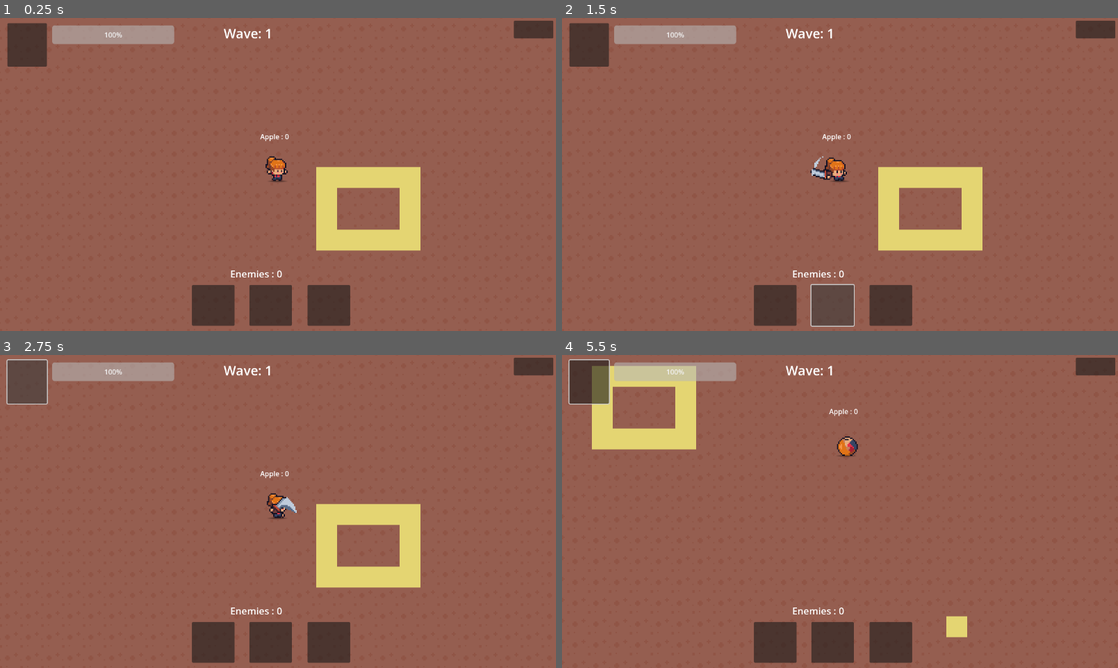
Above: before the commit, frames 1-4 (two rows, left to right).
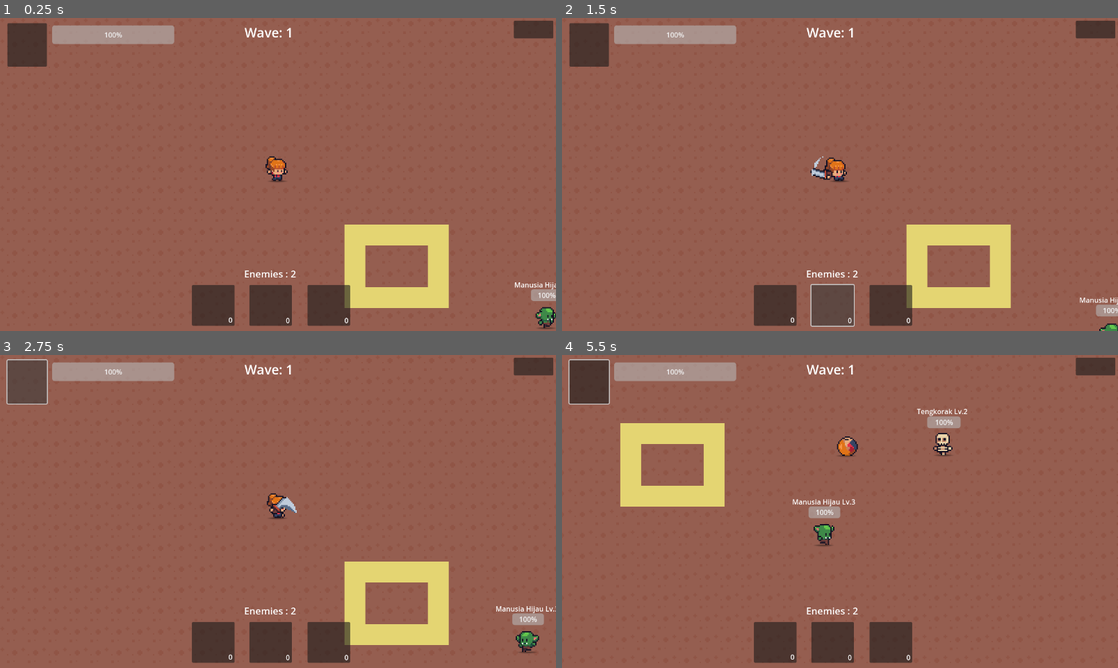
Above: after the commit, the same moments.

Repository: VeuronDev/techcode-team
Game: Godot game, scene res://scenes/levels/main_game.tscn
Two runs of this game, one before a commit and one after it. Both use one fixed random seed, a clock stepped at 60 frames per second and the inputs below.
Inputs (mouse positions are in pixels of both pictures, inside the frame that each line leads up to):
- Up to frame 1 (0.25 s): no input
- Up to frame 2 (1.5 s): click (773, 305) at 0.5 s; click (834, 305) at 1.25 s
- Up to frame 3 (2.75 s): click (27, 383) at 2 s
- Up to frame 4 (5.5 s): move the mouse to (962, 495) at 2.77 s; hold D (move_right) 2.78-3.53 s; tap Space (attack) at 2.85, 4.35 s; move the mouse to (728, 527) at 3.52 s; hold S (move_down) 3.53-4.28 s; right-click (728, 527) at 3.6 s; move the mouse to (895, 442) at 4.27 s; hold D (move_right) 4.28-5.03 s; move the mouse to (812, 574) at 5.02 s; hold W (move_up) from 5.03 s (still down); right-click (812, 574) at 5.1 s

The runs differ from the first frame. In frame 1, 6.3% of the frame differs, in the area x 40-100%, y 3-100%; in frame 2, 6.2%; in frame 3, 6.4%; in frame 4, 7.0%, in the area x 5-73%, y 3-98%.

Commit message:
add new sistem

Diff:
--- a/scenes/characters/player.tscn
+++ b/scenes/characters/player.tscn
@@ -532,13 +532,6 @@
 position = Vector2(-4, -27)
 shape = SubResource("CircleShape2D_3uc7m")
 
-[node name="Coin" type="Label" parent="."]
-offset_left = -41.0
-offset_top = -114.0
-offset_right = 16.0
-offset_bottom = -91.0
-text = "Apple : "
-
 [node name="notification" type="Label" parent="."]
 offset_left = -32.0
 offset_top = -24.0
--- a/scenes/characters/skeleton.tscn
+++ b/scenes/characters/skeleton.tscn
@@ -333,12 +333,10 @@
 shape = SubResource("CapsuleShape2D_11w7t")
 
 [node name="Body" type="CollisionShape2D" parent="."]
-visible = false
 position = Vector2(3, -25)
 shape = SubResource("CircleShape2D_11w7t")
 
 [node name="AreaEnemy" type="Area2D" parent="."]
-visible = false
 
 [node name="Area" type="CollisionShape2D" parent="AreaEnemy"]
 position = Vector2(0, -25)
--- a/scenes/levels/hud_fight.tscn
+++ b/scenes/levels/hud_fight.tscn
@@ -76,15 +76,44 @@
 offset_bottom = 47.0
 
 [node name="waves_info" type="Label" parent="."]
-offset_left = 515.0
-offset_top = 14.0
-offset_right = 639.0
-offset_bottom = 56.0
+offset_left = 563.0
+offset_top = 12.0
+offset_right = 698.0
+offset_bottom = 54.0
 theme_override_font_sizes/font_size = 30
+text = "Waves : 1"
 
 [node name="enemy_count" type="Label" parent="."]
-offset_left = 530.0
+offset_left = 562.0
 offset_top = 573.0
-offset_right = 655.0
+offset_right = 687.0
 offset_bottom = 604.0
 theme_override_font_sizes/font_size = 22
+
+[node name="CountDown" type="Label" parent="."]
+offset_left = 524.0
+offset_top = 58.0
+offset_right = 738.0
+offset_bottom = 86.0
+theme_override_font_sizes/font_size = 20
+
+[node name="apple" type="Label" parent="."]
+offset_left = 526.0
+offset_top = 683.0
+offset_right = 536.0
+offset_bottom = 706.0
+text = "0"
+
+[node name="skull" type="Label" parent="."]
+offset_left = 658.0
+offset_top = 684.0
+offset_right = 668.0
+offset_bottom = 707.0
+text = "0"
+
+[node name="health" type="Label" parent="."]
+offset_left = 793.0
+offset_top = 684.0
+offset_right = 803.0
+offset_bottom = 707.0
+text = "0"
--- a/scenes/levels/main_game.tscn
+++ b/scenes/levels/main_game.tscn
@@ -1756,11 +1756,12 @@
 script = SubResource("GDScript_viahy")
 
 [node name="mapGame" type="TileMapLayer" parent="."]
+position = Vector2(-263, -196)
 scale = Vector2(3, 3)
 tile_map_data = PackedByteArray("AAD5//7/AAALAB4AAAD5////AAALAB4AAAD5/wAAAAALAB4AAAD5/wEAAAALAB4AAAD5/wIAAAALAB4AAAD5/w …(34480 unchanged characters)…
 tile_set = SubResource("TileSet_p85sk")
 
 [node name="Player" parent="." instance=ExtResource("2_viahy")]
-position = Vector2(968, 704)
+position = Vector2(640, 376)
 
 [node name="HUD_Fight" parent="." instance=ExtResource("7_q4tu8")]
--- a/scripts/global.gd
+++ b/scripts/global.gd
@@ -15,11 +15,13 @@
 # ==========================
 # === WAVE SYSTEM ==========
 # ==========================
-var current_waves = 0
+var current_waves = 1
+const ENEMIES_PER_WAVE = 4
 var waves_active = false
 var enemies_alive = 0
 signal wave_updated
 signal enemy_updated
+var TIMER_CHANGE_WAVES = 3.0
 
 # ==========================
 # === KILL COMBO SYSTEM ====
@@ -45,19 +47,20 @@
 # === MAIN WAVE SYSTEM =====
 # ==========================
 func spawn_wave_enemies(player_pos: Vector2):
-	for i in current_waves:
+	for i in range(current_waves):
 		var spawn_point_enemy = spawn_point_scene.instantiate()
-		var offset_x = randf_range(100.0 , 200.0)
-		var offset_y = randf_range(100.0 , 200.0)
+		var offset_x = randf_range(10.0, 30.0)
+		var offset_y = randf_range(10.0, 30.0)
 		var random_offset = Vector2(offset_x, offset_y)
 		spawn_point_enemy.global_position = player_pos + random_offset
 		get_parent().add_child.call_deferred(spawn_point_enemy)
 		spawn_point_enemy.name = "spawn_enemy_" + str(i + 1)
-		print("spawn enemy on :", spawn_point_enemy.global_position)
+		print("Spawn enemy on:", spawn_point_enemy.global_position)
 	start_wave(current_waves)
 
+
+
 func start_wave(enemy_count: int):
-	current_waves += 1
 	waves_active = true
 	enemies_alive = enemy_count
 	emit_signal("wave_updated")
@@ -70,13 +73,43 @@
 	add_kill()
 	emit_signal("enemy_updated")
 	if enemies_alive <= 0:
-		end_wave()
+		reroll_wave()
 
-func end_wave():
+func reroll_wave():
 	waves_active = false
-	emit_signal("wave_updated")
-	print("Wave %d selesai!" % current_waves)
+	current_waves += 1
 
+	if current_waves > 5:
+		emit_signal("wave_updated")
+	else:
+		emit_signal("wave_updated")
+		print("Wave %d selesai! Memulai Wave %d..." % [current_waves - 1, current_waves])
+
+		# set timer countdown
+		TIMER_CHANGE_WAVES = 3
+		var countdown_timer = Timer.new()
+		countdown_timer.wait_time = 1.0
+		countdown_timer.one_shot = false
+		countdown_timer.name = "WaveCountdownTimer"
+		add_child(countdown_timer)
+		countdown_timer.start()
+
+		countdown_timer.timeout.connect(func():
+			TIMER_CHANGE_WAVES -= 1
+			if TIMER_CHANGE_WAVES <= 0:
+				countdown_timer.stop()
+				countdown_timer.queue_free()
+
+				var next_enemy_count = ENEMIES_PER_WAVE + (current_waves - 1) * 2
+				var spawn_manager = get_tree().get_first_node_in_group("spawn_manager_group")
+
+				if is_instance_valid(spawn_manager):
+					spawn_manager.spawn_random_enemies(next_enemy_count)
+					waves_active = true
+					print("Wave %d dimulai!" % current_waves)
+				else:
+					print("ERROR: Spawn Manager not found!")
+		)
 # ==========================
 # === KILL COMBO SYSTEM ====
 # ==========================
--- a/scripts/hud_fight.gd
+++ b/scripts/hud_fight.gd
@@ -3,6 +3,8 @@
 @onready var HealthPlayer = $HealthPlayer
 @onready var enemy_left = $enemy_count
 @onready var waves_info = $waves_info
+@onready var countdown_label = $CountDown
+@onready var apple = $apple
 
 func _ready() -> void:
 	HealthPlayer.value = GlobalVar.healthPlayer
@@ -11,5 +13,15 @@
 
 func _process(delta: float) -> void:
 	HealthPlayer.value = GlobalVar.healthPlayer
-	waves_info.text = "Wave: %d" % GlobalVar.current_waves
-	enemy_left.text = "Enemies : %d" % GlobalVar.enemies_alive
+	apple.text = "%d"%GlobalVar.apple
+	if GlobalVar.current_waves > 5:
+		waves_info.text = "Wave Ended!"
+		enemy_left.text = "No Enemy remains!"
+		countdown_label.text = ""
+	else:
+		waves_info.text = "Wave: %d" % GlobalVar.current_waves
+		enemy_left.text = "Enemies : %d" % GlobalVar.enemies_alive
+		if GlobalVar.enemies_alive <= 0 and GlobalVar.TIMER_CHANGE_WAVES > 0:
+			countdown_label.text = "Next wave in %d..." % GlobalVar.TIMER_CHANGE_WAVES
+		else:
+			countdown_label.text = ""
--- a/scripts/player.gd
+++ b/scripts/player.gd
@@ -7,7 +7,6 @@
 
 @onready var player_sheet = $player_sheet
 @onready var cam = $Camera2D
-@onready var coin_player = $Coin
 @onready var notifications = $notification
 @onready var take_notif = $notification/take
 @onready var kill_message = $KillMessage
@@ -19,7 +18,8 @@
 
 func _ready():
 	input_handle()
-	GlobalVar.spawn_wave_enemies(direction)
+	print("Posisi player x,y :", global_position)
+	GlobalVar.spawn_wave_enemies(global_position)
 	GlobalVar.connect("show_kill_message", Callable(self, "_on_kill_message"))
 
 func _on_kill_message(text):
@@ -38,7 +38,6 @@
 	input_handle()
 	roll_hanlde(delta)
 	update_animation()
-	update_item_status()
 
 func input_handle():
 	direction = Input.get_vector("move_left","move_right","move_up","move_down")
@@ -86,9 +85,6 @@
 		await get_tree().create_timer(0.4).timeout
 		GlobalVar.hurt_active = false
 
-func update_item_status():
-	coin_player.text = "Apple : %d" % GlobalVar.apple
-
 func update_animation():
 	sprite_flip()
 	if GlobalVar.attack_active:
--- a/scripts/spawn_enemy.gd
+++ b/scripts/spawn_enemy.gd
@@ -3,9 +3,9 @@
 @onready var skeleton_scene = preload("res://scenes/characters/skeleton.tscn")
 @onready var goblin_scene = preload("res://scenes/characters/Goblin.tscn")
 
-func _ready() -> void:
-	randomize()
-	spawn_random_enemies(4)
+func _ready():
+	spawn_random_enemies(GlobalVar.current_waves * 2)
+	add_to_group("spawn_manager_group")
 
 func spawn_random_enemies(count: int) -> void:
 	var spawn_points: Array = []
@@ -15,6 +15,7 @@
 	if spawn_points.is_empty():
 		print("ERROR: No Marker2D spawn points found!")
 		return
+
 	count = min(count, spawn_points.size())
 	spawn_points.shuffle()
 	var selected_points = spawn_points.slice(0, count)
@@ -23,4 +24,4 @@
 		var enemy = enemy_scene.instantiate()
 		enemy.global_position = point.global_position
 		add_child(enemy)
-		GlobalVar.enemies_alive += 1
+	GlobalVar.start_wave(count)
